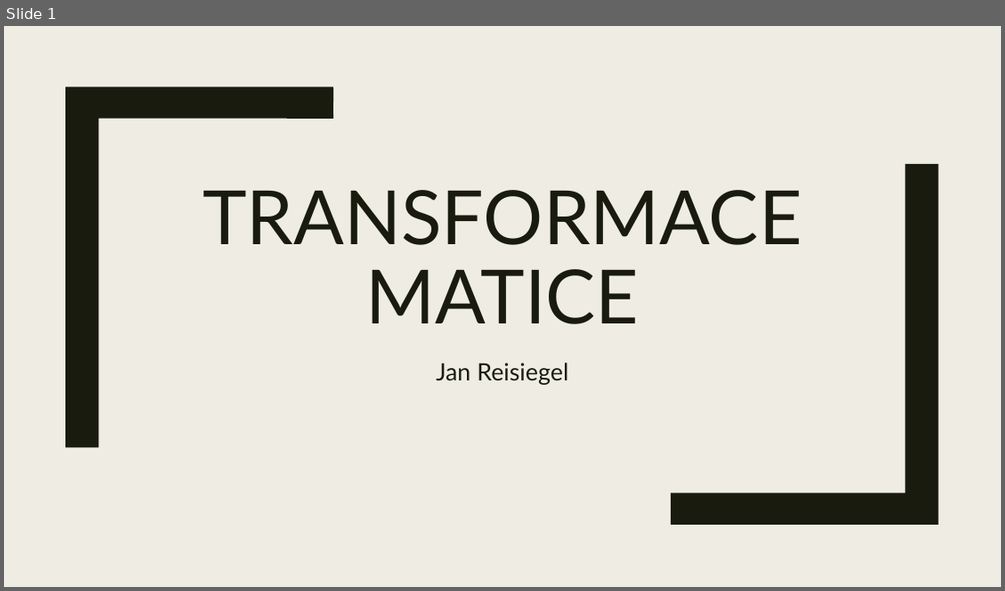
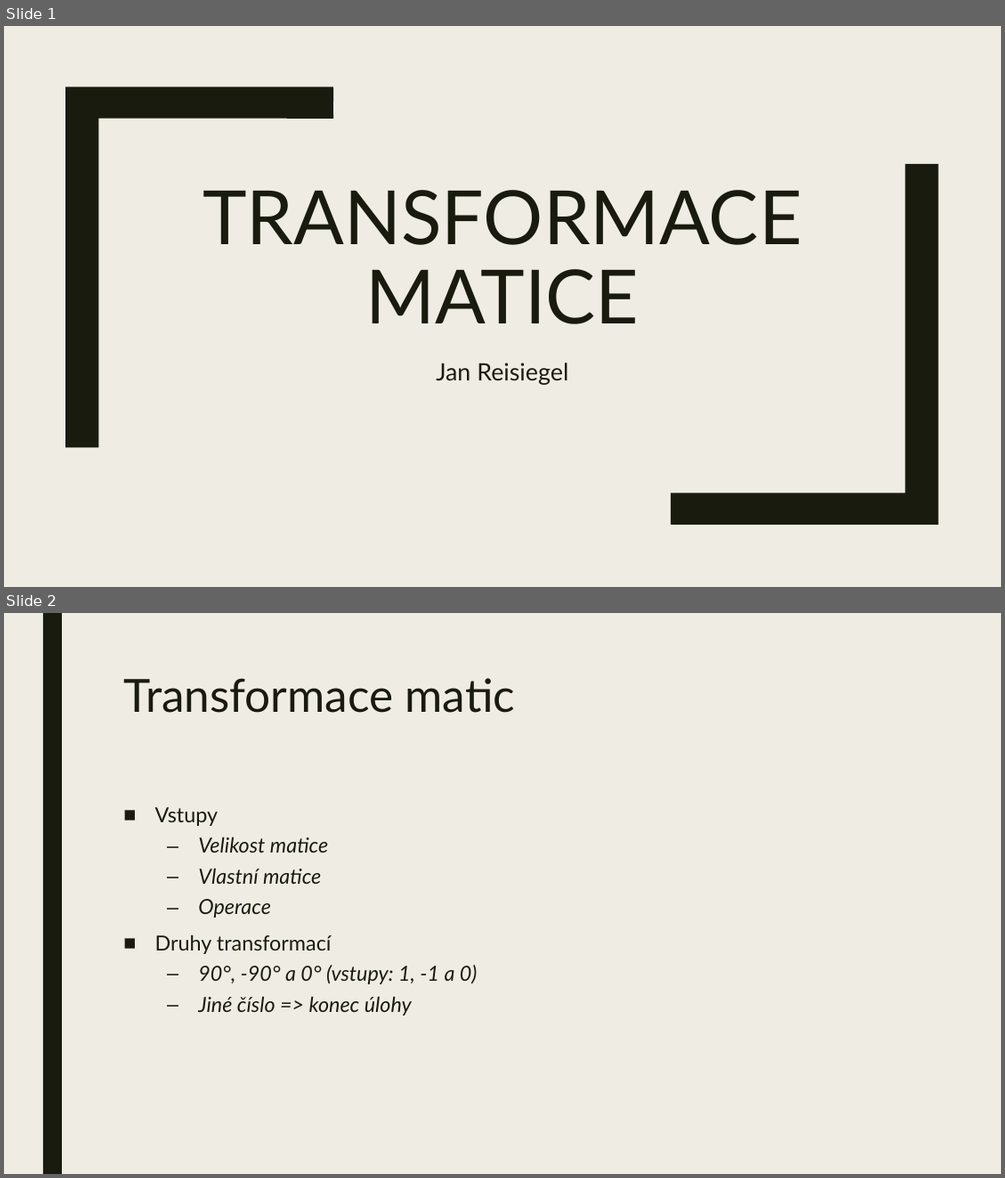
Before and after one commit to JanReisiegel/23ReisiegelJSemestralProject, a slide deck: 23ReisiegelJPresentation.pptx. Shown one above the other, each under a label of ours: slide 1 before the commit, slides 1 and 2 after it. The pictures are 1005x591 and 1005x1178 pixels, drawn with LibreOffice and Linux fonts; fonts in the diff are those of the drawing. Boxes give left, top, right and bottom in pixels: in the first picture for what was removed or moved away, otherwise in the second. Text is boxed around its words. In the diff, an @@ line names an element or a change of style, - is before the commit and + after.

Commit message:
edit presentation

```diff
--- a/23ReisiegelJPresentation.pptx
+++ b/23ReisiegelJPresentation.pptx
@@ slide 2 added at bbox=[4, 613, 1001, 1174], background #EFEDE3 @@
@@ rectangle added at bbox=[43, 613, 62, 1174], fill #191B0E @@
@@ title added at bbox=[123, 678, 515, 713], 44 pt, text #191B0E @@
+Transformace matic
@@ text added at bbox=[155, 807, 477, 1015], 20 pt, text #191B0E, italic @@
+■ Vstupy
+  – Velikost matice
+  – Vlastní matice
+  – Operace
+■ Druhy transformací
+  – 90°, -90° a 0° (vstupy: 1, -1 a 0)
+  – Jiné číslo => konec úlohy
```
Also in this commit, not shown: 5 other slides added, 1 other file.
